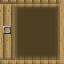
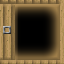
Comparing the layer stacks of the two 64×64 images. Changes:
pixels changed over (15, 4, 60, 60) (layer not identified)
